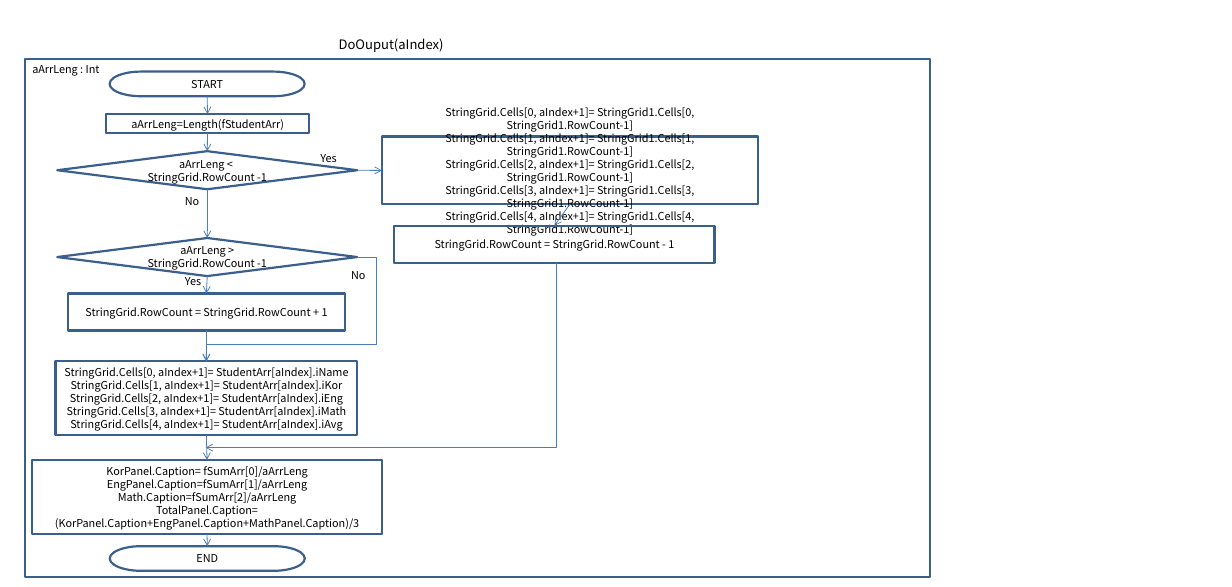
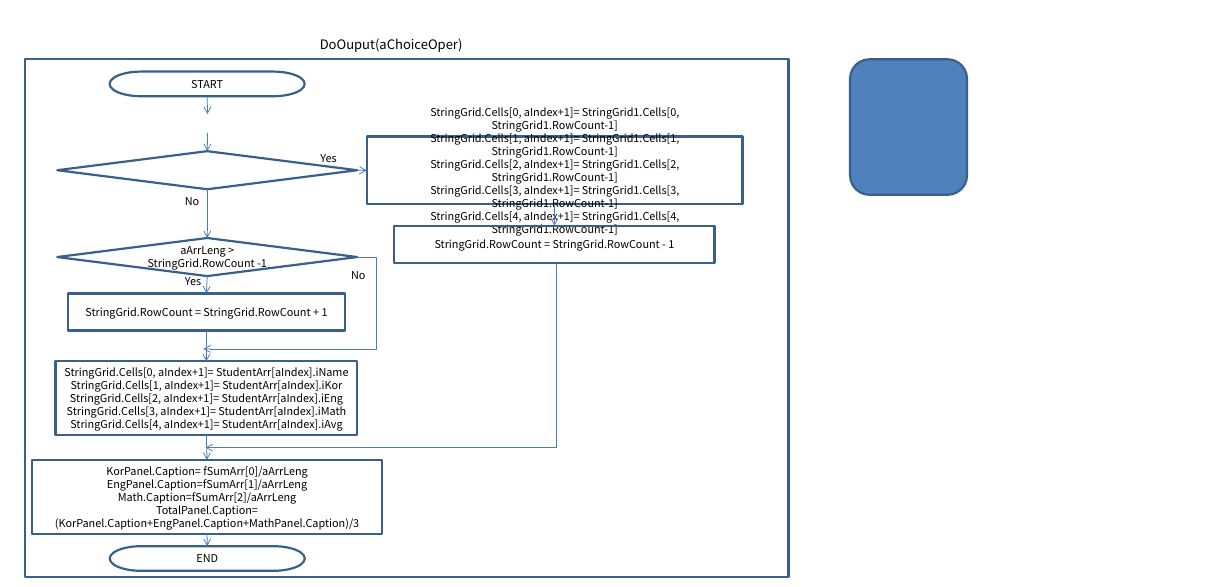
Before and after one commit to hyejoonjung/StudyDelphi, a slide deck: slide 2 of 0123AverageOfGrade_Design/AveraeOfgrade_Design2.pptx. Drawn at 1232x587 pixels with LibreOffice and Linux fonts; fonts in the diff are those of the drawing. Boxes give left, top, right and bottom in pixels: in the first picture for what was removed or moved away, otherwise in the second. Text is boxed around its words. In the diff, an @@ line names an element or a change of style, - is before the commit and + after.

```diff
--- a/0123AverageOfGrade_Design/AveraeOfgrade_Design2.pptx
+++ b/0123AverageOfGrade_Design/AveraeOfgrade_Design2.pptx
@@ rectangle: place and size @@
-rectangle at [25, 59, 931, 576]
+rectangle at [25, 59, 788, 576]
@@ text at [320, 38, 463, 52]: text changed @@
-DoOuput(aIndex)
+DoOuput(aChoiceOper)
@@ rounded rectangle added at [850, 59, 968, 195], fill #4F81BD, outline #3A5F8C 2 pt @@
@@ text removed at [32, 65, 100, 76] @@
-aArrLeng : Int
@@ rectangle removed at [106, 114, 309, 133] @@
-aArrLeng=Length(fStudentArr)
@@ rectangle "StringGrid.Cells[0, aIndex+1]= StringGrid1.Cells[0, StringGr ...": place and size @@
-rectangle "StringGrid.Cells[0, aIndex+1]= StringGrid1.Cells[0, StringGr ..." at [382, 137, 757, 205]
+rectangle "StringGrid.Cells[0, aIndex+1]= StringGrid1.Cells[0, StringGr ..." at [367, 137, 742, 205]
@@ text in diamond at [148, 160, 267, 184]: text removed @@
-aArrLeng <
-StringGrid.RowCount -1
@@ arrow moved from (357, 171) - (382, 171) to (357, 171) - (367, 171) @@
@@ arrow moved from (569, 204) - (555, 225) to (555, 204) - (555, 225) @@
@@ elbow arrow moved from (357, 257) - (207, 361) to (357, 257) - (203, 349) @@
```
Also in this commit, not shown: 1 other slide changed, 1 slide added, 5 other files.
